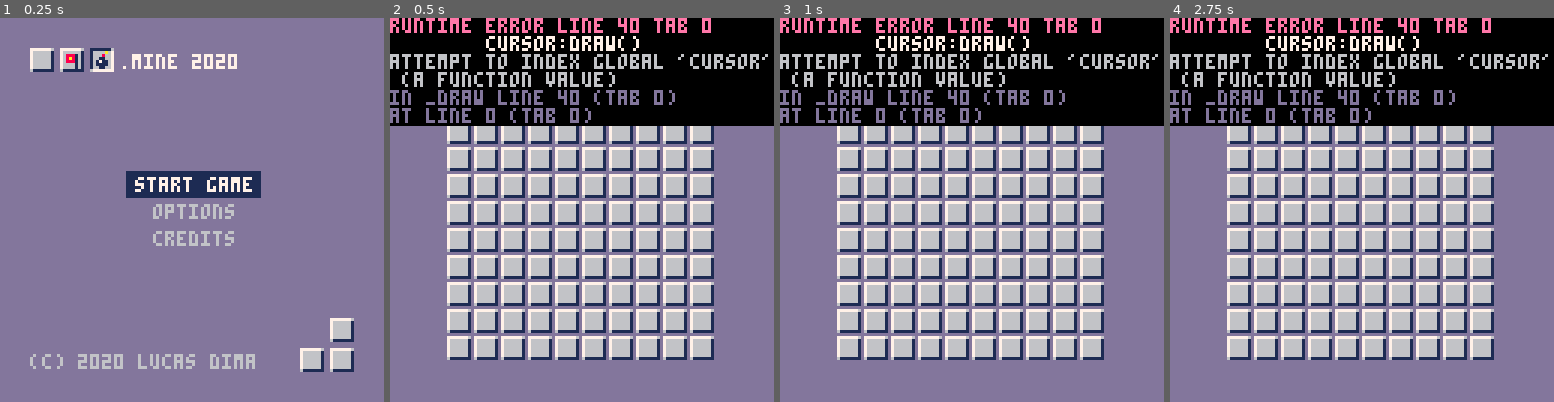
Above: before the commit, frames 1-4 (left to right).
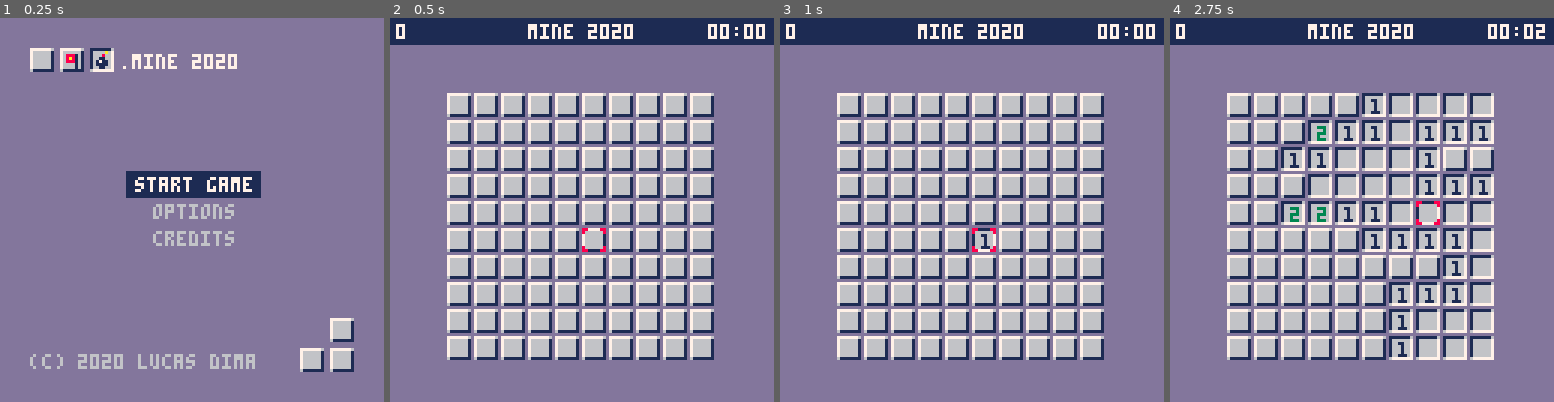
Above: after the commit, the same moments.

Repository: lucdima/mine2020
Game: PICO-8 cartridge mine.p8
Same seed, same stepped clock (60 frames per second), same inputs: the game is played once before the commit and once after it.
Inputs:
- Up to frame 1 (0.25 s): no input
- Up to frame 2 (0.5 s): tap X (X key) at 0.33 s
- Up to frame 3 (1 s): tap O (Z key) at 0.7 s
- Up to frame 4 (2.75 s): tap X (X key) at 1.07, 1.85 s; hold Right 1.6-2.1 s; tap O (Z key) at 1.7, 2.1, 2.5 s; hold Up 2.15-2.42 s; hold Right from 2.47 s (still down)

Frame 1 is identical in both runs. In frame 2, 27% of the frame differs, in the area x 0-100%, y 0-61%; in frame 3, 27%; in frame 4, 36%, in the area x 0-100%, y 0-90%.
Error before the commit: runtime error line 40 tab 0; cursor:draw(); attempt to index global 'cursor' (a function value)

Commit message:
Add sounds

Diff:
--- a/mine.p8
+++ b/mine.p8
@@ -2,14 +2,16 @@
 version 29
 __lua__
 
-function _init(size,bombs,selected_size_and_bombs)
+function _init(size,bombs,selected_size_and_bombs,sound_enable)
     make_game()
+    make_sound_manager(sound_enable)
     make_intro()
     make_board(size,bombs)
+    make_cursor(flr(board.size/2),flr(board.size/2))
     make_timer()
     make_hud(timer)
     make_menu()
-    make_options_menu(selected_size_and_bombs,game.sound)
+    make_options_menu(selected_size_and_bombs,sound_manager.sound_enable)
 end
 
 function _update()
@@ -21,11 +23,11 @@
         timer:update()
     elseif game.state==2 then
         if any_key() then
-            _init(board.size,board.total_bombs,options_menu.menu_items[1].selected)
+            _init(board.size,board.total_bombs,options_menu.menu_items[1].selected,sound_manager.sound_enable)
         end
     elseif game.state==3 then
         if any_key() then
-            _init(board.size,board.total_bombs,options_menu.menu_items[1].selected)
+            _init(board.size,board.total_bombs,options_menu.menu_items[1].selected,sound_manager.sound_enable)
         end
     elseif game.state==4 then
         intro:update()
@@ -140,6 +142,7 @@
                 cls(13)
                 if self.selected==1 then
                     game.state=1
+                    sound_manager:play_start()
                 elseif self.selected==2 then
                     game.state=4
                 end
@@ -295,7 +298,7 @@
             if (btnp(3) and self.selected<#self.menu_items) self.selected+=1
             if (btnp(4) or btnp(5)) and self.selected == self.exit_option then
                 cls(13)
-                game.sound=self.menu_items[2].option_values[self.menu_items[2].selected]
+                sound_manager.sound_enable=self.menu_items[2].option_values[self.menu_items[2].selected]
                 make_board(self.menu_items[1].option_values[self.menu_items[1].selected].size,self.menu_items[1].option_values[self.menu_items[1].selected].bombs)
                 make_cursor(flr(board.size/2),flr(board.size/2))
 
@@ -317,13 +320,26 @@
             -- print(self.x .. "," .. self.y,2,2,5)
         end,
         action=function(self)
-            if (btnp(0) and self.x>0) then
-                if game.sound then sfx(0) end
+            -- Left
+            if btnp(0) and self.x>0 then
+                sound_manager:play_move_left()
                 self.x-=1
             end
-            if (btnp(1) and self.x<board.size-1) self.x+=1
-            if (btnp(2) and self.y>0) self.y-=1
-            if (btnp(3) and self.y<board.size-1) self.y+=1
+            -- Right
+            if btnp(1) and self.x<board.size-1 then
+                sound_manager:play_move_right()
+                self.x+=1
+            end
+            -- Up
+            if btnp(2) and self.y>0 then
+                sound_manager:play_move_up()
+                self.y-=1
+            end
+            -- Down
+            if btnp(3) and self.y<board.size-1 then
+                sound_manager:play_move_down()
+                self.y+=1
+            end
             local has_bomb=board:has_bomb(self.x,self.y)
             local total=board:cound_surrounding(self.x, self.y)
             if (btnp(4)) then
@@ -338,14 +354,17 @@
             if not tile:is_closed() then return end
             if tile:get_flag() then
                 board:decrement_marked_bombs()
+                sound_manager:play_flag_off()
                 tile:set_flag(false)
             else
                 board:increment_marked_bombs()
+                sound_manager:play_flag_on()
                 tile:set_flag(true)
             end
         end,
         handle_open_button=function(self)
             if game.start==0 then
+                sound_manager:play_uncover()
                 board:assign_bombs(self.x,self.y)
                 board:assign_nearby()
                 game.start=1
@@ -354,6 +373,7 @@
             if tile:get_flag() then return end
             tile.closed=false
             if board:has_bomb(self.x,self.y) then
+                sound_manager:play_loose()
                 board:uncover_all()
                 game.state=2
                 board:draw()
@@ -364,8 +384,10 @@
                 return
             end
             uncover_recursive(tile,board)
+            sound_manager:play_uncover()
             board:count_uncovered()
             if board:is_all_uncovered() then
+                sound_manager:play_win()
                 board:uncover_win()
                 game.state=3
                 board:draw()
@@ -634,6 +656,62 @@
     }
 end
 
+function make_sound_manager(enable)
+    if enable==nil then enable=true end
+    -- Down 0
+    -- Left 0
+    -- Up 1
+    -- Right 1
+    -- Win 2
+    -- Loose 3
+    -- Flag on and menu option 4
+    -- Flag off
+    -- Start 6
+    sound_manager={
+        sound_enable=enable,
+        play_move_up=function(self)
+            if not self.sound_enable then return end
+            sfx(1)
+        end,
+        play_move_right=function(self)
+            if not self.sound_enable then return end
+            sfx(1)
+        end,
+        play_move_down=function(self)
+            if not self.sound_enable then return end
+            sfx(0)
+        end,
+        play_move_left=function(self)
+            if not self.sound_enable then return end
+            sfx(0)
+        end,
+        play_flag_on=function(self)
+            if not self.sound_enable then return end
+            sfx(4)
+        end,
+        play_flag_off=function(self)
+            if not self.sound_enable then return end
+            sfx(5)
+        end,
+        play_start=function(self)
+            if not self.sound_enable then return end
+            sfx(6,1)
+        end,
+        play_win=function(self)
+            if not self.sound_enable then return end
+            sfx(2,1)
+        end,
+        play_loose=function(self)
+            if not self.sound_enable then return end
+            sfx(3,1)
+        end,
+        play_uncover=function(self)
+            if not self.sound_enable then return end
+            sfx(7)
+        end,
+    }
+end
+
 function debug(m)
     rectfill(4,110,110,128,0)
     print(m,5,117,5)
Not shown, changed: the sound effects (__sfx__) section of mine.p8
